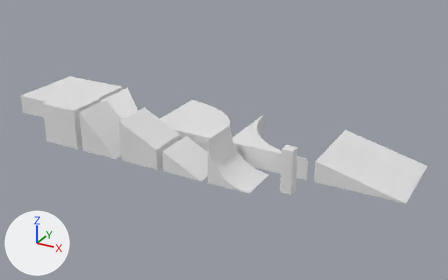
One commit to the COLLADA model data-source/dae/gridmap-new.dae: the scene before it, then after it.
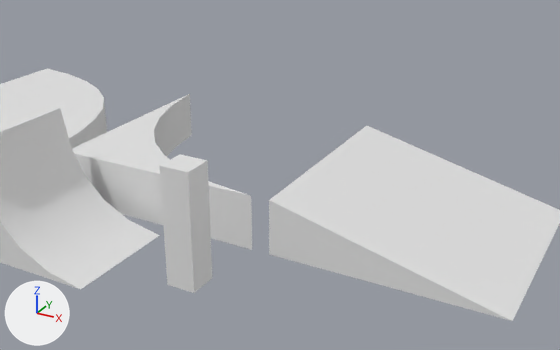
Old and new are each drawn whole from a 50 mm camera at (49.1, -63.7, 36.2) aimed at (8.9, 9.5, -0.3) and again close up from a 50 mm camera at (41.3, -23.9, 17.7) aimed at (27.6, 1.0, 5.2). The lights are fixed; the arrows at lower left show +X, +Y and +Z.

Objects in the first close-up: '2_LayerAngleConvex-col', '3_LayerAngleConcave-col', '4_LayerSlope-col', '9_BlockRampD-col', 'A_Barrier-col'.
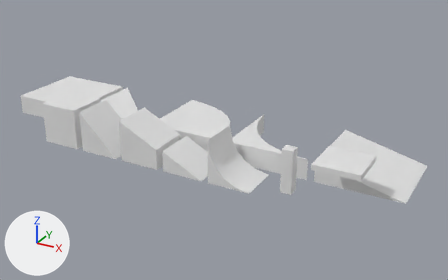
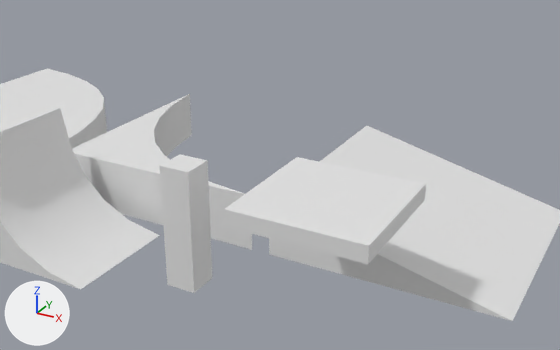
Diff of the bpy script that builds the scene:
```diff
--- a/data-source/dae/gridmap-new.dae.py
+++ b/data-source/dae/gridmap-new.dae.py
@@ me_cube_002 @@
+me_cube_002.from_pydata(...)  # a box spanning x -1.5..4.5, y -1.5..4.5, z 3.75..4.5
@@ ob_b_blockthin_col @@
+ob_b_blockthin_col = bpy.data.objects.new('B_BlockThin-col', me_cube_002)
+ob_b_blockthin_col.location = (28.0, 0.0, 0.0)
```

Pixel boxes [x1, y1, x2, y2] of what changed, in the close-ups (560 x 350 px):
'B_BlockThin-col', added
    after: [224, 157, 426, 264]
